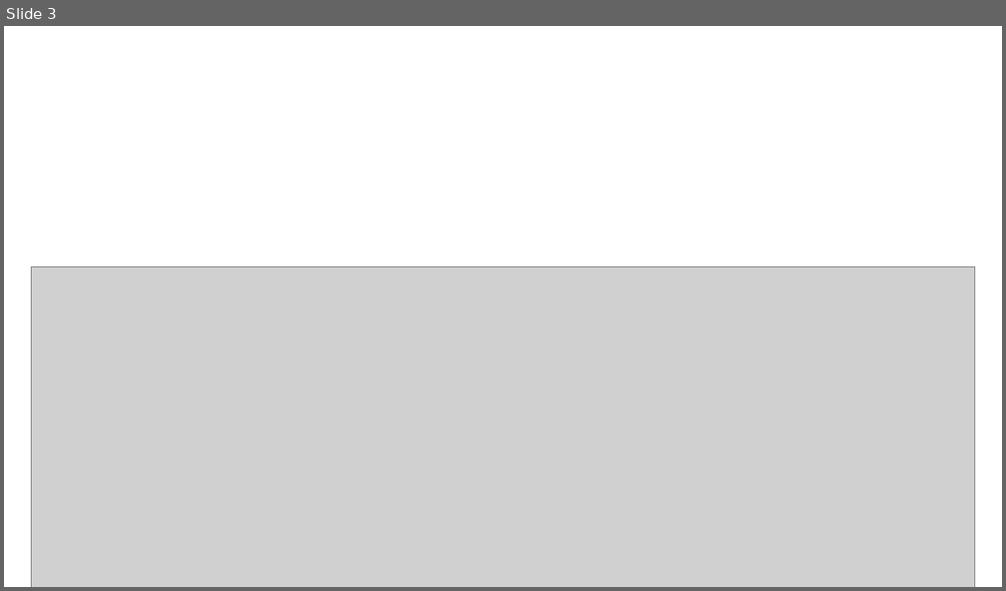
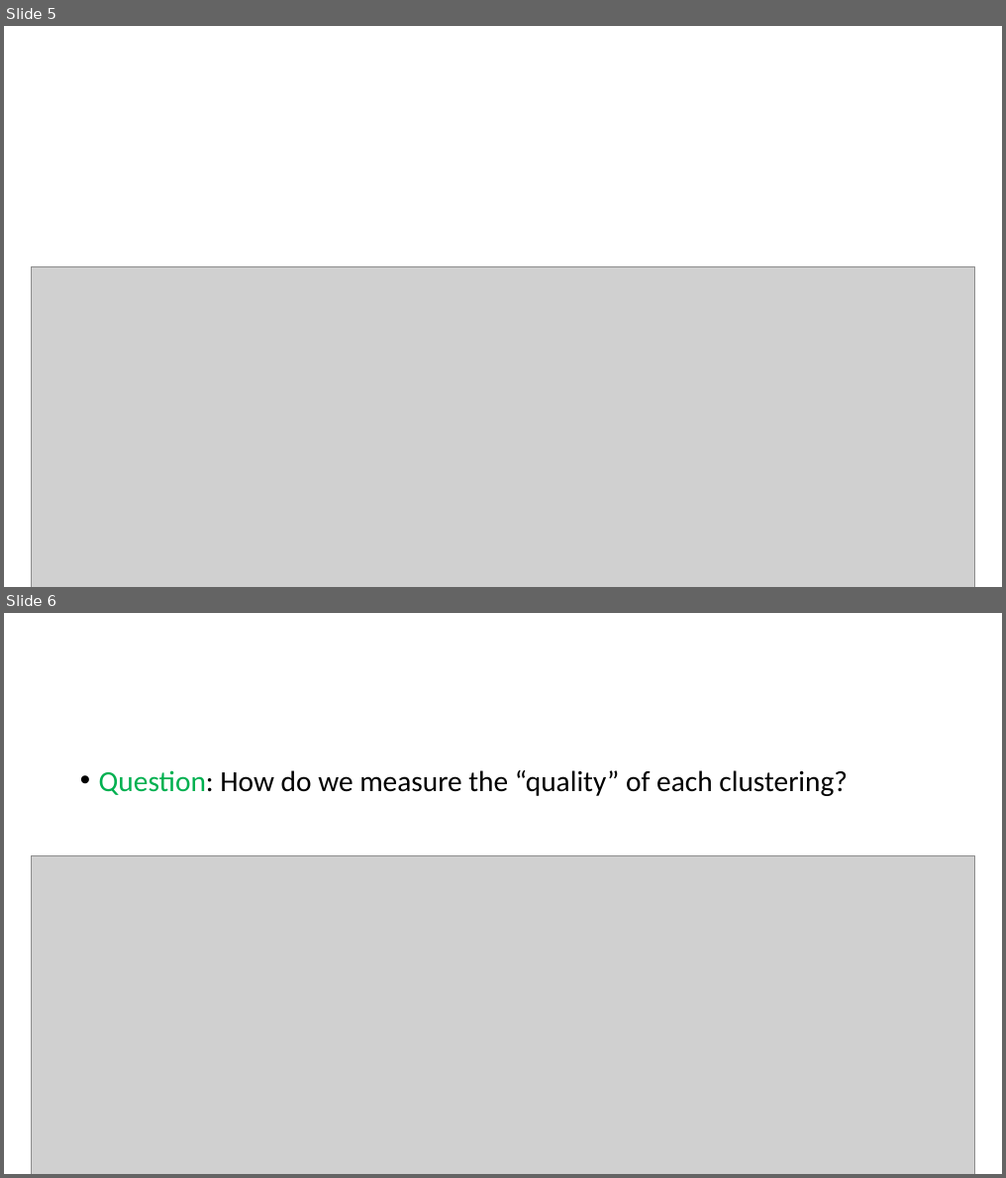
Before and after one commit to samsonzhou/samsonzhou.github.io, a slide deck: CSCE689-23/L21.pptx. Shown one above the other, each under a label of ours: slide 3 before the commit, slides 5 and 6 after it. The pictures are 1006x591 and 1006x1178 pixels, drawn with LibreOffice and Linux fonts; fonts in the diff are those of the drawing; grey boxes stand for pictures. Boxes give left, top, right and bottom in pixels: in the first picture for what was removed or moved away, otherwise in the second. Text is boxed around its words. In the diff, an @@ line names an element or a change of style, - is before the commit and + after.

```diff
--- a/CSCE689-23/L21.pptx
+++ b/CSCE689-23/L21.pptx
@@ slide 6 added at <box>4,613,1002,1174</box>, background #FFFFFF @@
@@ text added at <box>99,770,847,796</box>, 28 pt, text #000000 @@
+• Question: How do we measure the “quality” of each clustering?
@@ picture added at <box>31,856,975,1174</box> @@
@@ picture added at <box>248,1057,746,1099</box> @@
@@ what was slide 3 is now slide 5 @@
```
Also in this commit, not shown: 22 other slides added.
